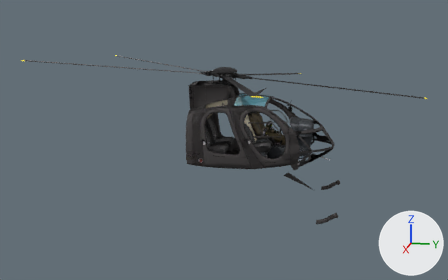
Two versions of the glTF model models/md5/md5_int.glb, one commit apart.
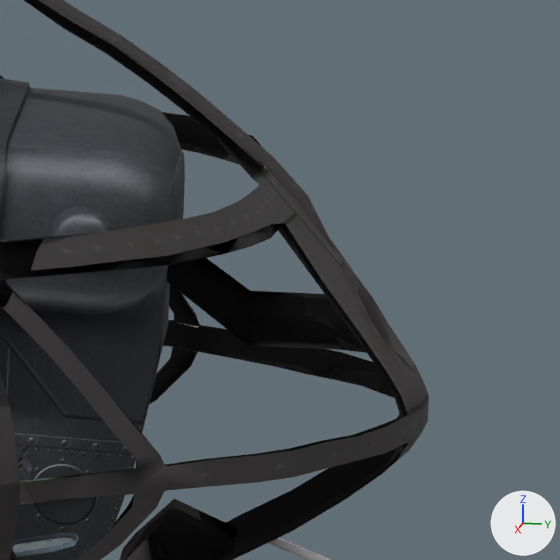
Old and new are each drawn whole from a 50 mm lens placed at (12.45, 2.47, 2.8), pointed at (0.14, 0.01, -0.28) and again close up on the part from 67% to 77% of the width and 40% to 57% of the height. Every picture has the same lights, and +X, +Y and +Z are marked at lower right. The first two pictures are the older version. Where no turn or scale is listed for an object, it has been applied to the vertices. Vertices at exactly the same position are counted once.

The first close-up shows 'ext_fuse', 'int_fuse', 'ixt_console', 'ixt_controls' and 2 more.
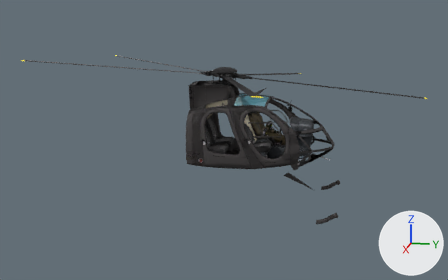
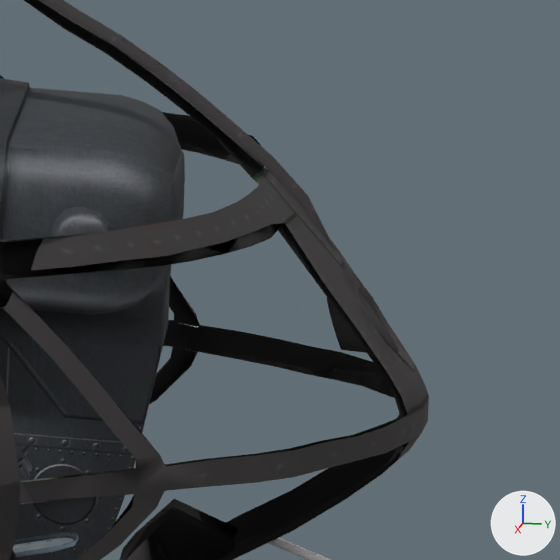
What differs and where, as boxes [x1, y1, x2, y2] in the close-ups (560 x 560 px):
part 1 of me_int_fuse, cut back
    before: [167, 258, 365, 350]
    after: [357, 291, 399, 353]

The change, as a diff of the scene's bpy script:
```diff
--- a/models/md5/md5_int.glb.py
+++ b/models/md5/md5_int.glb.py
@@ me_int_fuse @@
 # used by ob_int_fuse; location = (0.0, 0.0, 0.0)
-me_int_fuse.from_pydata(...)  # 1129 vertices, 1680 faces; spans x -0.72..0.73, y -0.58..2.26, z -0.78..0.66
+me_int_fuse.from_pydata(...)  # 1106 vertices, 1640 faces; spans x -0.72..0.73, y -0.58..2.26, z -0.78..0.66
+# me_int_fuse part 1
+# 24 vertices are removed from x -0.04..0.05, y 1.81..2.12, z -0.22..-0.03
+# 48 faces are deleted
+# 1 vertex is added at (0.0, 2.16, -0.15)
+# 8 new faces join them, mat_col_green (dark grey #423f3f)
 me_int_fuse.materials.append(mat_col_green)
```
